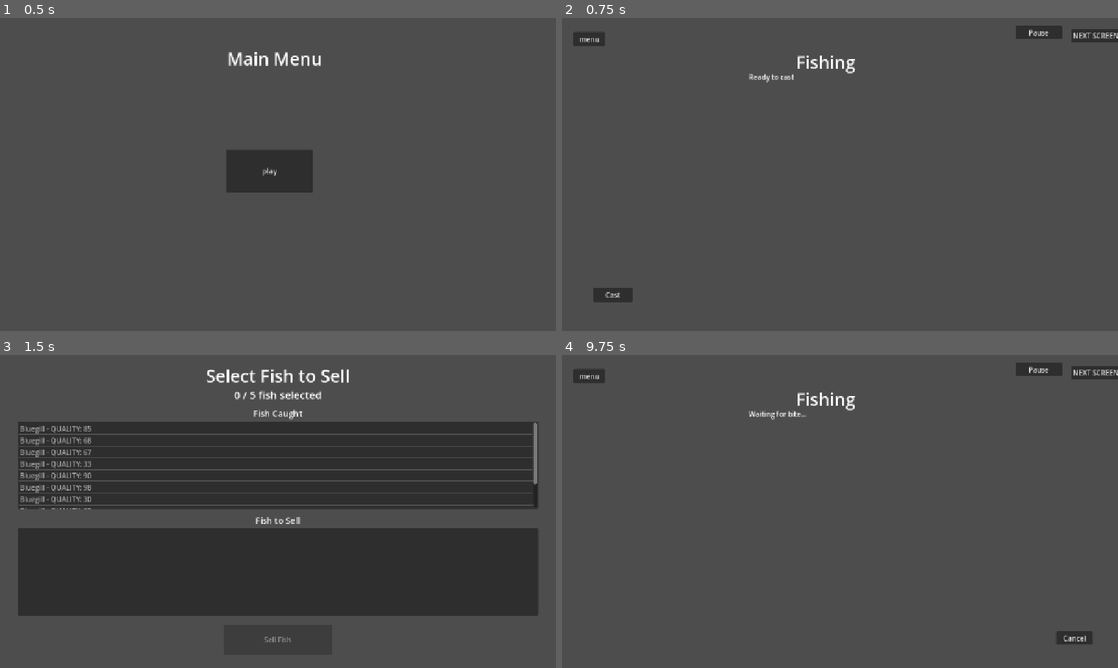
Above: before the commit, frames 1-4 (two rows, left to right).
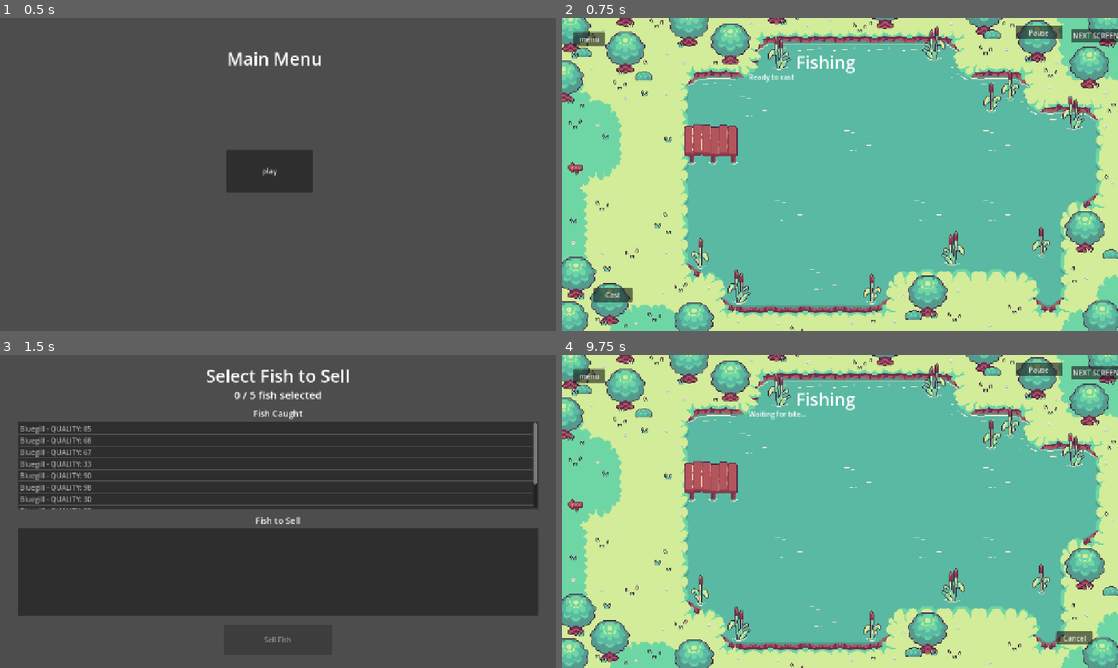
Above: after the commit, the same moments.

Repository: V-Mirea/comfy-summer-fishing-game
Game: Godot game, scene res://assets/game/game.tscn
The game is run twice, just before and just after one commit, with the same random seed, the same clock (stepped at 60 frames per second) and the same inputs. The engine's default icon, where the game draws it, is replaced by a stand-in: a white triangle on a blue panel in a dark square.
Inputs (mouse positions are in pixels of both pictures, inside the frame that each line leads up to):
- Up to frame 1 (0.5 s): no input
- Up to frame 2 (0.75 s): click "play" at 0.5 s
- Up to frame 3 (1.5 s): click "NEXT SCREEN" at 1.25 s
- Up to frame 4 (9.75 s): tap Enter at 2, 6.5 s; move the mouse to (962, 495) at 2.02 s; click (962, 495) at 2.1 s; click "Sell Fish" at 2.75 s; click "buy" at 3.5 s; click "fish" at 4.25 s; click "NEXT SCREEN" at 5 s; tap Space at 5.75 s; move the mouse to (728, 527) at 5.77 s; click (728, 527) at 5.85 s; move the mouse to (895, 442) at 6.52 s; click (895, 442) at 6.6 s; click "Sell Fish" at 7.25 s; click "buy" at 8 s; click "fish" at 8.75 s; click "Cast" at 9.5 s

Frame 1 is identical in both runs. In frame 2, 99% of the frame differs, in the area x 0-100%, y 0-100%; in frame 3, nothing differs; in frame 4, 99%.

Commit message:
added sprites for visual gameplay

Diff:
--- a/assets/game/fishing_scene/bubble_manager/bubble/bubble.gd
+++ b/assets/game/fishing_scene/bubble_manager/bubble/bubble.gd
@@ -2,35 +2,99 @@
 
 signal bubble_hit(result: String)
 
-const START_SCALE: float = 0.2
+const RING_START_SCALE: float = 3.0
+const RING_END_SCALE: float = 1.0
+const POP_FRAME_DURATION: float = 0.05
+
+@export var timing_ring: Sprite2D
+@export var bubble_sprite: AnimatedSprite2D
+@export var bubble_scale: float = 2.0
+
+@export_group("Zone Colors")
+@export var color_bad: Color = Color(0.853, 0.82, 0.792, 1.0)
+@export var color_good: Color = Color(0.535, 0.535, 0.0, 1.0)
+@export var color_perfect: Color = Color(0.0, 0.566, 0.0, 1.0)
 
 var lifetime: float = 1.0
-var max_scale: float = 1.0
 var perfect_start: float = 0.0
 var perfect_end: float = 1.0
 var good_start: float = 0.0
-var good_end: float = 1.0
 
 var elapsed_lifetime: float = 0.0
 var resolved: bool = false
+var popping: bool = false
+var pop_frame: int = 3
+var pop_timer: float = 0.0
+
+#TODO, lets have a bubble spawning animation
 
 func _ready() -> void:
-	scale = Vector2.ONE * START_SCALE
-	$Area2D.input_event.connect(_on_area_input)
+	timing_ring.scale = Vector2.ONE * RING_START_SCALE
+	bubble_sprite.scale = Vector2.ONE * bubble_scale
+	$Area2D/CollisionShape2D.shape.radius = 22.0 * bubble_scale #set the radius of the hitbox
+	bubble_sprite.play("idle")
 
 func _process(delta: float) -> void:
+	if popping:
+		_process_pop(delta)
+		return
+
 	if resolved:
 		return
 
 	elapsed_lifetime += delta
+	var progress := elapsed_lifetime / lifetime
 
-	var progress := elapsed_lifetime / lifetime
-	scale = Vector2.ONE * lerp(START_SCALE, max_scale, progress)
+	var ring_scale = lerp(RING_START_SCALE, RING_END_SCALE, progress)
+	timing_ring.scale = Vector2.ONE * ring_scale
+	timing_ring.frame = clampi(int(progress * 3), 0, 2)
+	timing_ring.modulate = _get_zone_color(progress)
 
 	if elapsed_lifetime >= lifetime:
 		_resolve("miss")
 
-func _on_area_input(_viewport, event: InputEvent, _shape_idx: int) -> void:
+func _process_pop(delta: float) -> void:
+	pop_timer += delta
+	if pop_timer >= POP_FRAME_DURATION:
+		pop_timer -= POP_FRAME_DURATION
+		pop_frame += 1
+		if pop_frame > 6:
+			queue_free()
+			return
+		timing_ring.frame = pop_frame
+
+func _classify(progress: float) -> String:
+	if progress >= perfect_start and progress <= perfect_end:
+		return "perfect"
+	if progress >= good_start and progress < perfect_start:
+		return "good"
+	return "bad"
+
+func _get_zone_color(progress: float) -> Color:
+	if progress >= perfect_start and progress <= perfect_end:
+		return color_perfect
+	if progress >= good_start and progress < perfect_start:
+		return color_good
+	return color_bad
+
+func _resolve(result: String) -> void:
+	resolved = true
+	bubble_hit.emit(result)
+
+	if result == "miss":
+		queue_free() #or should we just go to process pop and pop normally? animation wise
+		return
+
+	bubble_sprite.visible = false
+	timing_ring.modulate = Color.WHITE
+	timing_ring.scale = Vector2.ONE
+	pop_frame = 3
+	timing_ring.frame = pop_frame
+	pop_timer = 0.0
+	popping = true
+
+
+func _on_area_2d_input_event(viewport: Node, event: InputEvent, shape_idx: int) -> void:
 	if resolved:
 		return
 	if event is InputEventMouseButton and event.pressed and event.button_index == MOUSE_BUTTON_LEFT:
@@ -39,16 +103,3 @@
 func _handle_click() -> void:
 	var progress := elapsed_lifetime / lifetime
 	_resolve(_classify(progress))
-
-func _classify(progress: float) -> String:
-	if progress >= perfect_start and progress <= perfect_end:
-		return "perfect"
-	if progress >= good_start and progress <= good_end:
-		return "good"
-	return "bad"
-
-func _resolve(result: String) -> void:
-	resolved = true
-	print("Bubble resolved: ", result, " at progress ", elapsed_lifetime / lifetime)
-	bubble_hit.emit(result)
-	queue_free()
--- a/assets/game/fishing_scene/bubble_manager/bubble/bubble.tscn
+++ b/assets/game/fishing_scene/bubble_manager/bubble/bubble.tscn
@@ -1,19 +1,79 @@
 [gd_scene format=3 uid="uid://bcmxoaln1cyx4"]
 
 [ext_resource type="Script" uid="uid://8c5xt8eapw1q" path="res://assets/game/fishing_scene/bubble_manager/bubble/bubble.gd" id="1_by70g"]
-[ext_resource type="Texture2D" uid="uid://cwf4fbweljkqp" path="res://icon.svg" id="2_3rjy8"]
+[ext_resource type="Texture2D" uid="uid://sm6v47bw2ewh" path="res://assets/game/fishing_scene/bubble_manager/bubble/bubble_pop.png" id="2_pop"]
+[ext_resource type="Texture2D" uid="uid://0uidpc3ekiyn" path="res://assets/game/fishing_scene/bubble_manager/bubble/bubble_base.png" id="3_base"]
+
+[sub_resource type="AtlasTexture" id="AtlasTexture_f0"]
+atlas = ExtResource("3_base")
+region = Rect2(0, 0, 45, 45)
+
+[sub_resource type="AtlasTexture" id="AtlasTexture_f1"]
+atlas = ExtResource("3_base")
+region = Rect2(45, 0, 45, 45)
+
+[sub_resource type="AtlasTexture" id="AtlasTexture_f2"]
+atlas = ExtResource("3_base")
+region = Rect2(90, 0, 45, 45)
+
+[sub_resource type="AtlasTexture" id="AtlasTexture_f3"]
+atlas = ExtResource("3_base")
+region = Rect2(0, 45, 45, 45)
+
+[sub_resource type="AtlasTexture" id="AtlasTexture_f4"]
+atlas = ExtResource("3_base")
+region = Rect2(45, 45, 45, 45)
+
+[sub_resource type="AtlasTexture" id="AtlasTexture_f5"]
+atlas = ExtResource("3_base")
+region = Rect2(90, 45, 45, 45)
+
+[sub_resource type="SpriteFrames" id="SpriteFrames_idle"]
+animations = [{
+"frames": [{
+"duration": 1.0,
+"texture": SubResource("AtlasTexture_f0")
+}, {
+"duration": 1.0,
+"texture": SubResource("AtlasTexture_f1")
+}, {
+"duration": 1.0,
+"texture": SubResource("AtlasTexture_f2")
+}, {
+"duration": 1.0,
+"texture": SubResource("AtlasTexture_f3")
+}, {
+"duration": 1.0,
+"texture": SubResource("AtlasTexture_f4")
+}, {
+"duration": 1.0,
+"texture": SubResource("AtlasTexture_f5")
+}],
+"loop": true,
+"name": &"idle",
+"speed": 8.0
+}]
 
 [sub_resource type="CircleShape2D" id="CircleShape2D_by70g"]
+radius = 22.0
 
-[node name="Bubble" type="Node2D" unique_id=2139113272]
+[node name="Bubble" type="Node2D" unique_id=2139113272 node_paths=PackedStringArray("timing_ring", "bubble_sprite")]
 script = ExtResource("1_by70g")
+timing_ring = NodePath("TimingRing")
+bubble_sprite = NodePath("BubbleSprite")
 
-[node name="Area2D" type="Area2D" parent="." unique_id=51493630]
+[node name="TimingRing" type="Sprite2D" parent="." unique_id=1294902405]
+texture = ExtResource("2_pop")
+hframes = 3
+vframes = 3
 
-[node name="CollisionShape2D" type="CollisionShape2D" parent="Area2D" unique_id=667008731]
-scale = Vector2(4, 4)
+[node name="BubbleSprite" type="AnimatedSprite2D" parent="." unique_id=1755167517]
+sprite_frames = SubResource("SpriteFrames_idle")
+animation = &"idle"
+
+[node name="Area2D" type="Area2D" parent="." unique_id=1642664375]
+
+[node name="CollisionShape2D" type="CollisionShape2D" parent="Area2D" unique_id=220019639]
 shape = SubResource("CircleShape2D_by70g")
 
-[node name="Sprite2D" type="Sprite2D" parent="." unique_id=1262865668]
-scale = Vector2(0.5, 0.5)
-texture = ExtResource("2_3rjy8")
+[connection signal="input_event" from="Area2D" to="." method="_on_area_2d_input_event"]
--- a/assets/game/fishing_scene/bubble_manager/bubble_manager.gd
+++ b/assets/game/fishing_scene/bubble_manager/bubble_manager.gd
@@ -6,13 +6,10 @@
 @export var BubbleScene: PackedScene
 @export var spawn_area: Control
 
-# anything clicked outside good is a 'bad'. perfect muST be contained in good window. fractions of the lifetime
 @export_group("Hit Windows")
-@export var perfect_start: float = 0.45
-@export var perfect_end: float = 0.65
 @export var good_start: float = 0.25
-@export var good_end: float = 0.85
-@export var max_scale: float = 1.0
+@export var perfect_start: float = 0.65
+@export var perfect_end: float = 0.85
 
 var perfects: int = 0
 var goods: int = 0
@@ -20,11 +17,12 @@
 var misses: int = 0
 var bubbles_remaining: int = 0
 var is_playing: bool = false
+var lifetime: float = 1.0
 
 func _ready() -> void:
 	pass
 
-func start_pattern(pattern: Array[BubbleStep]) -> void:
+func start_pattern(pattern: Array[BubbleStep], passedLifetime: float = 1.0) -> void:
 	if is_playing:
 		push_warning("Spawner asked to start a pattern while one is already playing.")
 		return
@@ -39,6 +37,7 @@
 	# deserialization issue) so the minigame can never hard-freeze.
 	var steps := pattern.filter(func(step): return step != null)
 	bubbles_remaining = steps.size()
+	lifetime = passedLifetime
 	is_playing = true
 
 	if steps.is_empty():
@@ -56,7 +55,7 @@
 		return Vector2.ZERO
 
 	var rect := spawn_area.get_rect()
-	var radius := max_scale * 32.0 # icon is 128px, sprite scale 0.5, so half = 32
+	var radius := 44.0 # 22px base radius * 2.0 bubble_scale
 
 	# find bounding box of all step positions
 	var first_pos: Vector2 = steps[0].position
@@ -83,6 +82,7 @@
 	if origin_min_y > origin_max_y:
 		origin_min_y = (origin_min_y + origin_max_y) / 2.0
 		origin_max_y = origin_min_y
+	#TODO: maybe change it to be a sum of multiple rects, and bump up/around bubbles to fit in the bounding boxes
 
 	var origin_x := randf_range(origin_min_x, origin_max_x)
 	var origin_y := randf_range(origin_min_y, origin_max_y)
@@ -96,12 +96,10 @@
 
 	var bubble = BubbleScene.instantiate()
 	bubble.position = entry.position + offset
-	bubble.lifetime = entry.lifetime
-	bubble.max_scale = max_scale
+	bubble.lifetime = lifetime
 	bubble.perfect_start = perfect_start
 	bubble.perfect_end = perfect_end
 	bubble.good_start = good_start
-	bubble.good_end = good_end
 
 	bubble.bubble_hit.connect(_on_bubble_hit)
 
--- a/assets/game/fishing_scene/fishing_manager.gd
+++ b/assets/game/fishing_scene/fishing_manager.gd
@@ -101,7 +101,7 @@
 		State.CONFIRM_BITE:
 			time_since_bite = 0
 		State.MINIGAME:
-			bubble_manager.start_pattern(hooked_fish.species.pattern)
+			bubble_manager.start_pattern(hooked_fish.species.pattern, hooked_fish.species.bubble_lifetime)
 		State.RESOLVED:
 			await get_tree().create_timer(2.0).timeout
 			if state_machine.current_state == State.RESOLVED:
--- a/assets/game/fishing_scene/fishing_scene.tscn
+++ b/assets/game/fishing_scene/fishing_scene.tscn
@@ -3,6 +3,7 @@
 [ext_resource type="Script" uid="uid://ex6aq4rfk7tx" path="res://assets/game/fishing_scene/fishing_manager.gd" id="1_ptjo3"]
 [ext_resource type="Script" uid="uid://7esw3mv0kkhi" path="res://assets/game/fishing_scene/bubble_manager/bubble_manager.gd" id="2_a8ye1"]
 [ext_resource type="PackedScene" uid="uid://bcmxoaln1cyx4" path="res://assets/game/fishing_scene/bubble_manager/bubble/bubble.tscn" id="3_tkjw3"]
+[ext_resource type="Texture2D" uid="uid://uqddvgsdaeac" path="res://assets/game/fishing_scene/Lake_Enclosed_1.PNG" id="4_fi2us"]
 
 [sub_resource type="LabelSettings" id="LabelSettings_ptjo3"]
 font_size = 40
@@ -94,10 +95,10 @@
 [node name="BubbleSpawnArea" type="Control" parent="." unique_id=2017732665]
 layout_mode = 3
 anchors_preset = 0
-offset_left = 576.0
-offset_top = 212.0
-offset_right = 1269.0
-offset_bottom = 492.0
+offset_left = 394.0
+offset_top = 135.0
+offset_right = 1070.0
+offset_bottom = 582.0
 mouse_filter = 2
 
 [node name="BubbleManager" type="Node2D" parent="." unique_id=569624591 node_paths=PackedStringArray("spawn_area")]
@@ -105,6 +106,11 @@
 BubbleScene = ExtResource("3_tkjw3")
 spawn_area = NodePath("../BubbleSpawnArea")
 
+[node name="Background" type="Sprite2D" parent="." unique_id=762271306]
+z_index = -1
+texture = ExtResource("4_fi2us")
+centered = false
+
 [connection signal="pressed" from="Container/MenuButton" to="." method="_on_button_menu_pressed"]
 [connection signal="pressed" from="Container/SellButton" to="." method="_on_button_sell_pressed"]
 [connection signal="pressed" from="Container/CastButton" to="." method="_on_cast_button_pressed"]
--- a/assets/game/shared/fish/bubble_step.gd
+++ b/assets/game/shared/fish/bubble_step.gd
@@ -1,10 +1,8 @@
 extends Resource
 
 #one step in a fish's bubble pattern:
-# where it spawns, when, and how long it lasts\
 #this lets us still access the data easily from the manager while still letting us edit via ui
 class_name BubbleStep
 
 @export var position: Vector2 = Vector2.ZERO
 @export var delay: float = 0.0
-@export var lifetime: float = 1.0
--- a/assets/game/shared/fish/species/bluegill.tres
+++ b/assets/game/shared/fish/species/bluegill.tres
@@ -5,25 +5,24 @@
 
 [sub_resource type="Resource" id="Resource_bbkmv"]
 script = ExtResource("1_vwouw")
-position = Vector2(0, 0)
 metadata/_custom_type_script = "uid://cn0vq1ud73bn5"
 
 [sub_resource type="Resource" id="Resource_ur8m7"]
 script = ExtResource("1_vwouw")
 position = Vector2(100, 0)
-delay = 0.5
+delay = 1.0
 metadata/_custom_type_script = "uid://cn0vq1ud73bn5"
 
 [sub_resource type="Resource" id="Resource_5gfxi"]
 script = ExtResource("1_vwouw")
 position = Vector2(200, 0)
-delay = 1.0
+delay = 2.0
 metadata/_custom_type_script = "uid://cn0vq1ud73bn5"
 
 [sub_resource type="Resource" id="Resource_xx5dn"]
 script = ExtResource("1_vwouw")
 position = Vector2(300, 0)
-delay = 1.5
+delay = 3.0
 metadata/_custom_type_script = "uid://cn0vq1ud73bn5"
 
 [resource]
--- a/assets/game/shared/fish/species/fish_species.gd
+++ b/assets/game/shared/fish/species/fish_species.gd
@@ -5,4 +5,5 @@
 
 @export var display_name: String = ""
 @export var base_price: int = 0
+@export var bubble_lifetime: float = 1.0
 @export var pattern: Array[BubbleStep] = []
--- a/assets/global/fish_database/fish_database.tscn
+++ b/assets/global/fish_database/fish_database.tscn
@@ -1,38 +1,8 @@
 [gd_scene format=3 uid="uid://uhprip06vr4a"]
 
 [ext_resource type="Script" uid="uid://7l1frtj6cy3f" path="res://assets/global/fish_database/fish_database.gd" id="1_db"]
-[ext_resource type="Script" uid="uid://b3q7jrdgu3akv" path="res://assets/game/shared/fish/species/fish_species.gd" id="2_species"]
-[ext_resource type="Script" uid="uid://cn0vq1ud73bn5" path="res://assets/game/shared/fish/bubble_step.gd" id="3_ppmxa"]
-
-[sub_resource type="Resource" id="Resource_bbkmv"]
-script = ExtResource("3_ppmxa")
-position = Vector2(200, 300)
-metadata/_custom_type_script = "uid://cn0vq1ud73bn5"
-
-[sub_resource type="Resource" id="Resource_ur8m7"]
-script = ExtResource("3_ppmxa")
-position = Vector2(300, 300)
-delay = 0.5
-metadata/_custom_type_script = "uid://cn0vq1ud73bn5"
-
-[sub_resource type="Resource" id="Resource_5gfxi"]
-script = ExtResource("3_ppmxa")
-position = Vector2(400, 300)
-delay = 1.0
-metadata/_custom_type_script = "uid://cn0vq1ud73bn5"
-
-[sub_resource type="Resource" id="Resource_xx5dn"]
-script = ExtResource("3_ppmxa")
-position = Vector2(500, 300)
-delay = 1.5
-metadata/_custom_type_script = "uid://cn0vq1ud73bn5"
-
-[sub_resource type="Resource" id="Resource_fsvig"]
-script = ExtResource("2_species")
-display_name = "Bluegill"
-base_price = 50
-pattern = Array[ExtResource("3_ppmxa")]([SubResource("Resource_bbkmv"), SubResource("Resource_ur8m7"), SubResource("Resource_5gfxi"), SubResource("Resource_xx5dn")])
+[ext_resource type="Resource" uid="uid://bpr8dtl6yu4xj" path="res://assets/game/shared/fish/species/bluegill.tres" id="2_bluegill"]
 
 [node name="FishDatabase" type="Node" unique_id=1702441677]
 script = ExtResource("1_db")
-species = Array[ExtResource("2_species")]([SubResource("Resource_fsvig")])
+species = Array[Resource]([ExtResource("2_bluegill")])
Binary file added: assets/game/fishing_scene/Lake_Enclosed_1.PNG
Not shown, added: assets/game/fishing_scene/Lake_Enclosed_1.PNG.import
Binary file added: assets/game/fishing_scene/bubble_manager/bubble/bubble_base.png
Not shown, added: assets/game/fishing_scene/bubble_manager/bubble/bubble_base.png.import
Binary file added: assets/game/fishing_scene/bubble_manager/bubble/bubble_pop.png
Not shown, added: assets/game/fishing_scene/bubble_manager/bubble/bubble_pop.png.import
